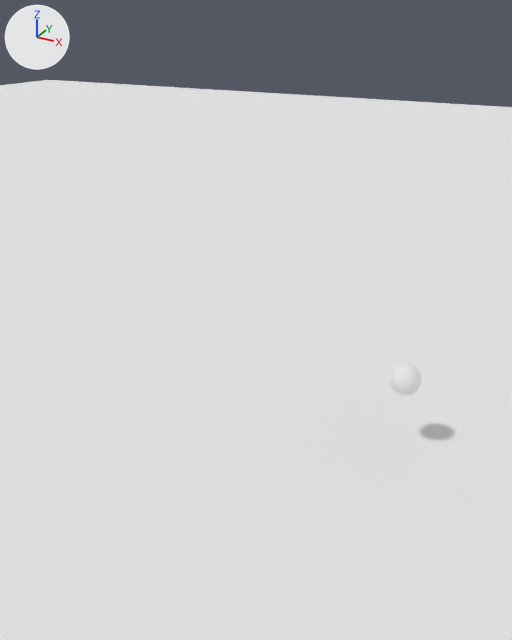
A saved change to the Blender file main_1.0.blend.
One viewpoint serves both versions: a 50 mm camera at (3.73, -5.34, 8.09) aimed at (-0.88, 3.04, 3.9). The axes (+X, +Y, +Z) are drawn at upper left. The lights are the same throughout.

In view in the first picture: 'Gasper', 'Ground'.
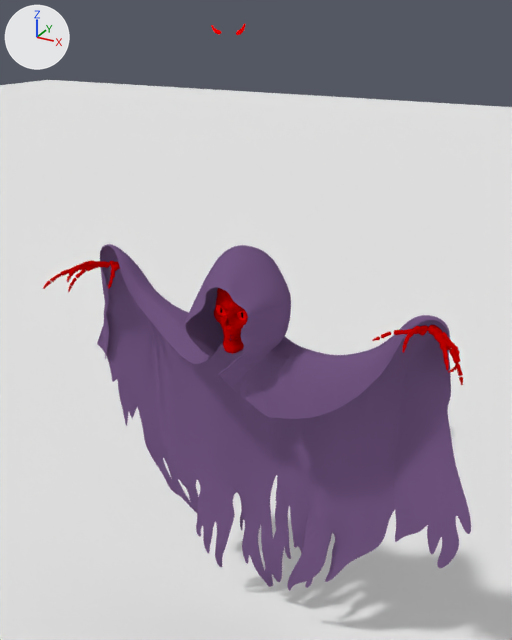
The change, as a list of edits to the scene's bpy script:
```text
Add ob_plane:
    ob_plane = bpy.data.objects.new('Plane', me_plane_001)  # 666 vertices, 554 faces; spans x -6.04..5.88, y -10.59..1.62, z -3.15..0.03; in mat_textile_blackvelvet (purple #735782); modifiers SUBSURF
    ob_plane.location = (0.16, 0.47, 5.08)
    ob_plane.rotation_euler = (1.571, 0.0, 0.0)  # degrees (90, 0, 0)
    ob_plane.scale = (0.448, 0.448, 0.448)
Add ob_plane_002:
    ob_plane_002 = bpy.data.objects.new('Plane.002', me_plane_004)  # 116 vertices, 112 faces; spans x -4.46..0.86, y -0.64..0.86, z -1.4..-1.09; in mat_material (red #ff0000)
    ob_plane_002.location = (0.28, 0.55, 7.91)
    ob_plane_002.rotation_euler = (1.571, 0.0, 0.0)  # degrees (90, 0, 0)
    ob_plane_002.scale = (0.0674, 0.0674, 0.0674)
Add ob_cube:
    ob_cube = bpy.data.objects.new('Cube', me_cube_000)  # 56 vertices, 52 faces; spans x -1.78..1.73, y -0.4..-0.17, z -0.42..0.65; in mat_material (red #ff0000)
    ob_cube.location = (0.17, 0.66, 5.12)
    ob_cube.scale = (0.11, 0.11, 0.11)
Add ob_bones_head:
    ob_bones_head = bpy.data.objects.new('BONES_HEAD', me_skeletonmesh_005)  # 1309 vertices, 1268 faces; spans x -9.8..9.8, y -12.9..12.9, z -13.2..13.2; in mat_metal_brass_002 (red #bf0000); modifiers SUBSURF
    ob_bones_head.location = (0.17, 0.92, 5.13)
    ob_bones_head.scale = (0.0347, 0.0338, 0.0347)
Add ob_bones_arm_r:
    ob_bones_arm_r = bpy.data.objects.new('BONES_ARM.R', me_skeletonmesh_004)  # 201 vertices, 184 faces; spans x -4.25..4.25, y -2.24..2.24, z -2.24..2.24; in mat_metal_brass_002 (red #bf0000); modifiers SUBSURF
    ob_bones_arm_r.location = (-1.78, 1.08, 5.18)
    ob_bones_arm_r.rotation_euler = (1.881, 0.491, 2.372)  # degrees (108, 28, 136)
    ob_bones_arm_r.scale = (0.0347, 0.0338, 0.0347)
Add ob_bones_arm_r_011:
    ob_bones_arm_r_011 = bpy.data.objects.new('BONES_ARM.R.011', me_skeletonmesh_004.copy())  # modifiers SUBSURF
    ob_bones_arm_r_011.location = (2.14, 1.11, 5.16)
    ob_bones_arm_r_011.rotation_euler = (1.564, 0.389, 0.51)  # degrees (90, 22, 29)
    ob_bones_arm_r_011.scale = (0.0347, 0.0338, -0.0347)
Add ob_bones_arm_r_010:
    ob_bones_arm_r_010 = bpy.data.objects.new('BONES_ARM.R.010', me_skeletonmesh_019)  # 80 vertices, 72 faces; spans x -3.21..2.14, y -7.59..4.98, z -7.01..7.63; in mat_metal_brass_002 (red #bf0000); modifiers SUBSURF
    ob_bones_arm_r_010.location = (2.15, 0.71, 5.27)
    ob_bones_arm_r_010.rotation_euler = (0.85, 0.548, 0.0676)  # degrees (49, 31, 3.9)
    ob_bones_arm_r_010.scale = (0.0349, 0.0373, -0.0399)
Add ob_bones_arm_r_009:
    ob_bones_arm_r_009 = bpy.data.objects.new('BONES_ARM.R.009', me_skeletonmesh_018)  # 80 vertices, 72 faces; spans x -1.2..1.9, y -7.6..4.3, z -7.1..9.2; in mat_metal_brass_002 (red #bf0000); modifiers SUBSURF
    ob_bones_arm_r_009.location = (2.38, 0.68, 5.29)
    ob_bones_arm_r_009.rotation_euler = (1.077, 0.559, 0.471)  # degrees (62, 32, 27)
    ob_bones_arm_r_009.scale = (0.0369, 0.0374, -0.0462)
Add ob_bones_arm_r_008:
    ob_bones_arm_r_008 = bpy.data.objects.new('BONES_ARM.R.008', me_skeletonmesh_017)  # 80 vertices, 72 faces; spans x -0.81..1.09, y -6.92..3.29, z -2.37..7.4; in mat_metal_brass_002 (red #bf0000); modifiers SUBSURF
    ob_bones_arm_r_008.location = (2.47, 1.07, 5.01)
    ob_bones_arm_r_008.rotation_euler = (2.024, 0.0424, 1.585)  # degrees (116, 2.4, 91)
    ob_bones_arm_r_008.scale = (0.0347, 0.0338, -0.0347)
Add ob_bones_arm_r_007:
    ob_bones_arm_r_007 = bpy.data.objects.new('BONES_ARM.R.007', me_skeletonmesh_016)  # 60 vertices, 54 faces; spans x -4.96..4.96, y -4.81..4.81, z -1.23..1.23; in mat_metal_brass_002 (red #bf0000); modifiers SUBSURF
    ob_bones_arm_r_007.location = (1.85, 0.94, 5.13)
    ob_bones_arm_r_007.rotation_euler = (1.65, 0.52, 0.548)  # degrees (95, 30, 31)
    ob_bones_arm_r_007.scale = (0.0347, 0.0338, -0.0347)
Add ob_bones_arm_r_006:
    ob_bones_arm_r_006 = bpy.data.objects.new('BONES_ARM.R.006', me_skeletonmesh_015)  # 80 vertices, 72 faces; spans x -0.7..1.82, y -7.44..4.06, z -5.87..8.83; in mat_metal_brass_002 (red #bf0000); modifiers SUBSURF
    ob_bones_arm_r_006.location = (2.44, 0.84, 5.11)
    ob_bones_arm_r_006.rotation_euler = (1.521, 0.263, 0.953)  # degrees (87, 15, 55)
    ob_bones_arm_r_006.scale = (0.0347, 0.0338, -0.0347)
Add ob_bones_arm_r_005:
    ob_bones_arm_r_005 = bpy.data.objects.new('BONES_ARM.R.005', me_skeletonmesh_015.copy())  # modifiers SUBSURF
    ob_bones_arm_r_005.location = (-2.14, 0.9, 5.11)
    ob_bones_arm_r_005.rotation_euler = (1.517, 0.466, 1.934)  # degrees (87, 27, 111)
    ob_bones_arm_r_005.scale = (0.0347, 0.0338, 0.0347)
Add ob_bones_arm_r_004:
    ob_bones_arm_r_004 = bpy.data.objects.new('BONES_ARM.R.004', me_skeletonmesh_016.copy())  # modifiers SUBSURF
    ob_bones_arm_r_004.location = (-1.59, 0.8, 5.16)
    ob_bones_arm_r_004.rotation_euler = (1.881, 0.491, 2.372)  # degrees (108, 28, 136)
    ob_bones_arm_r_004.scale = (0.0347, 0.0338, 0.0347)
Add ob_bones_arm_r_003:
    ob_bones_arm_r_003 = bpy.data.objects.new('BONES_ARM.R.003', me_skeletonmesh_003)  # 80 vertices, 72 faces; spans x -0.81..1.09, y -5.52..3.29, z -5.51..7.4; in mat_metal_brass_002 (red #bf0000); modifiers SUBSURF
    ob_bones_arm_r_003.location = (-2.15, 1.04, 5.15)
    ob_bones_arm_r_003.rotation_euler = (1.756, 0.485, 1.78)  # degrees (101, 28, 102)
    ob_bones_arm_r_003.scale = (0.0347, 0.0338, 0.0347)
Add ob_bones_arm_r_002:
    ob_bones_arm_r_002 = bpy.data.objects.new('BONES_ARM.R.002', me_skeletonmesh_019.copy())  # modifiers SUBSURF
    ob_bones_arm_r_002.location = (-1.86, 0.7, 5.26)
    ob_bones_arm_r_002.rotation_euler = (2.075, 0.909, 2.909)  # degrees (119, 52, 167)
    ob_bones_arm_r_002.scale = (0.0349, 0.0373, 0.0399)
Add ob_bones_arm_r_001:
    ob_bones_arm_r_001 = bpy.data.objects.new('BONES_ARM.R.001', me_skeletonmesh_018.copy())  # modifiers SUBSURF
    ob_bones_arm_r_001.location = (-2.09, 0.69, 5.22)
    ob_bones_arm_r_001.rotation_euler = (1.823, 0.51, 2.435)  # degrees (104, 29, 140)
    ob_bones_arm_r_001.scale = (0.0369, 0.0374, 0.0462)
```

Changed parts and their boxes (x1, y1, x2, y2) in the pictures (512 x 640 px):
'Plane', added (purple)
    after: (97, 244, 471, 591)
'BONES_HEAD', added (red)
    after: (214, 288, 248, 354)
'BONES_ARM.R.009', added
    after: (428, 328, 449, 370)
'BONES_ARM.R.002', added
    after: (67, 261, 110, 282)
'BONES_ARM.R.006', added
    after: (437, 331, 463, 385)
'BONES_ARM.R.010', added
    after: (402, 326, 426, 353)
'BONES_ARM.R.001', added
    after: (43, 261, 106, 289)
'BONES_ARM.R.008', added
    after: (441, 332, 460, 373)
'Cube', added
    after: (216, 305, 248, 320)
'BONES_ARM.R.007', added
    after: (373, 329, 412, 341)
'BONES_ARM.R.005', added
    after: (68, 267, 98, 292)
'Plane.002', added
    after: (211, 23, 245, 35)
'BONES_ARM.R.011', added
    after: (420, 324, 442, 333)
'BONES_ARM.R.004', added
    after: (108, 268, 115, 289)
'BONES_ARM.R', added
    after: (109, 261, 120, 271)
